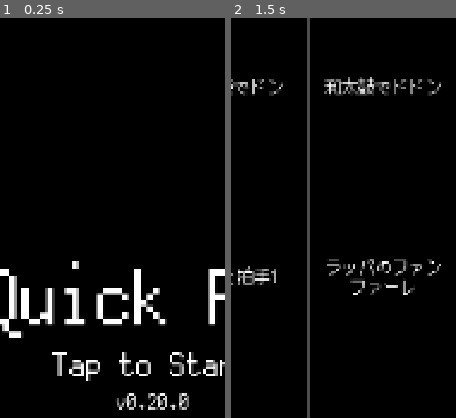
Above: before the commit, frames 1-2 (left to right).
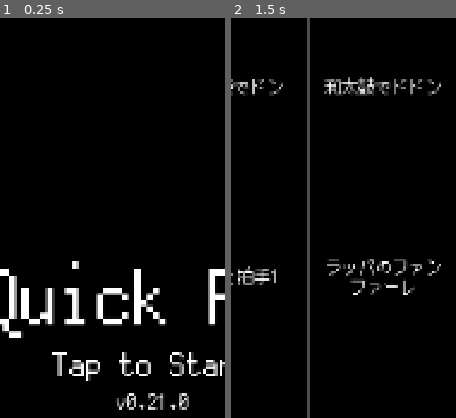
Above: after the commit, the same moments.

Repository: joshuafolkken/quick-pad
Game: Godot game, scene res://scenes/title.tscn
The game is run twice, just before and just after one commit, with the same random seed, the same clock (stepped at 60 frames per second) and the same inputs. Sound files missing from this copy of the repository are replaced by a short silence.
Inputs (mouse positions are % of the whole screen's width and height, from its top left):
- Up to frame 1 (0.25 s): no input
- Up to frame 2 (1.5 s): click (50, 50) at 0.5 s; click (95, 3) at 1.25 s
The pictures show only the part of the screen within x 16-66%, y 8-58%; the shares and areas given below are measured in that part.

The runs differ from the first frame. In frame 1, 0.1% of the frame differs, in the area x 70-75%, y 93-98%; in frame 2, nothing differs.

Commit message:
update repository #67

Diff:
--- a/project.godot
+++ b/project.godot
@@ -11,9 +11,9 @@
 [application]
 
 config/name="Quick Pad"
-config/version="0.20.0"
+config/version="0.21.0"
 run/main_scene="uid://b630j6sxy1blx"
-config/features=PackedStringArray("4.4", "Forward Plus")
+config/features=PackedStringArray("4.5", "Forward Plus")
 config/icon="res://icon.svg"
 
 [debug]
Not shown, changed: lefthook.yml
Not shown, changed: package-lock.json
Not shown, changed: package.json
Not shown, changed: .github/workflows/ci.yml
Not shown, changed: .github/workflows/deploy-web.yml
